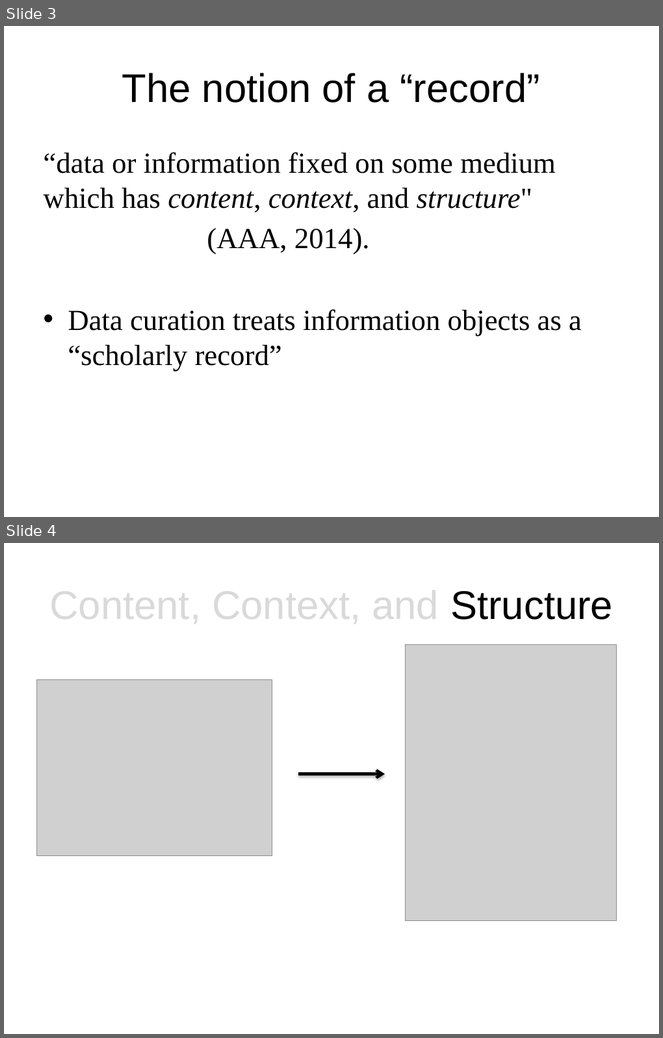
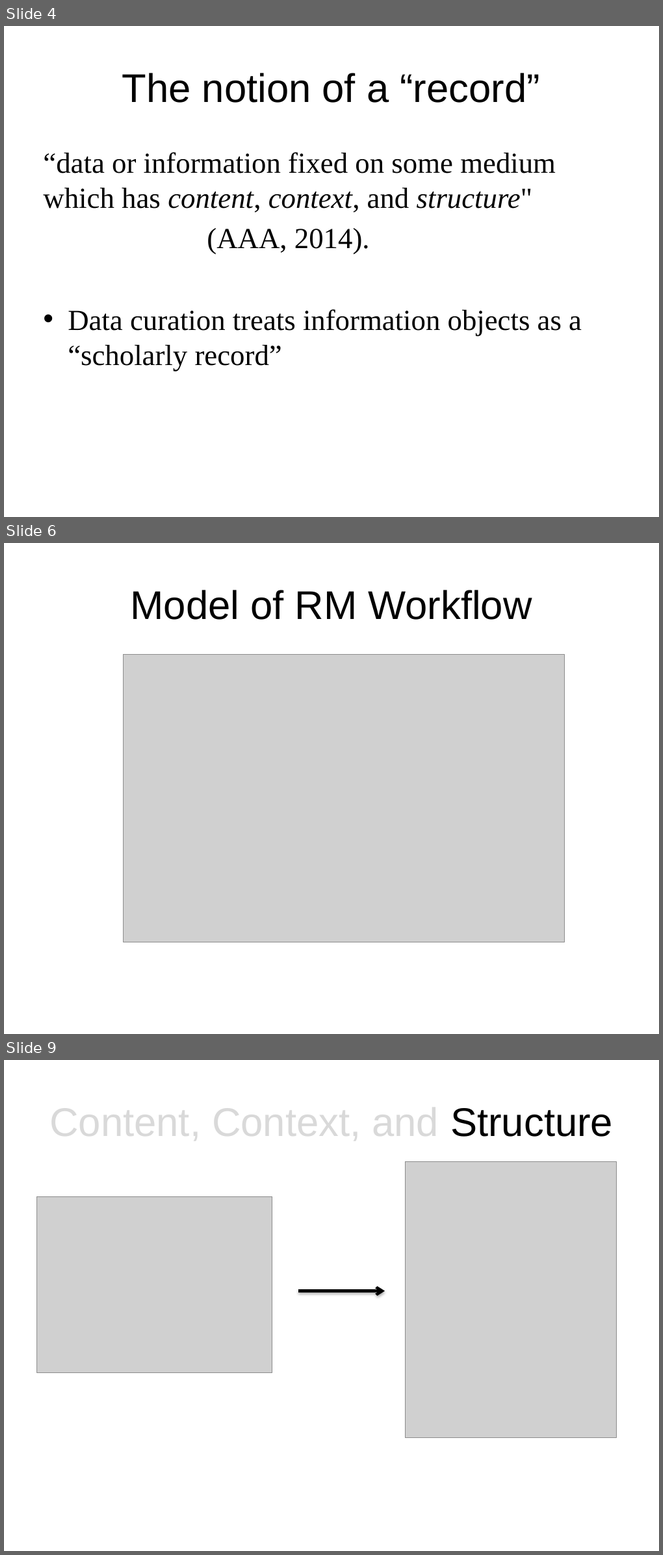
Before and after one commit to DataCurationWorkshop/HongKongCurationWorkshop, a slide deck: Day_1/Lectures/Slides/Day_1_Lecture_Arch.pptx. Shown one above the other, each under a label of ours: slides 3 and 4 before the commit, slides 4, 6 and 9 after it; the slides between them are not shown. The pictures are 663x1038 and 663x1555 pixels, drawn with LibreOffice and Linux fonts; fonts in the diff are those of the drawing; grey boxes stand for pictures; background and template pictures are left out. Boxes give left, top, right and bottom in pixels: in the first picture for what was removed or moved away, otherwise in the second. Text is boxed around its words. In the diff, an @@ line names an element or a change of style, - is before the commit and + after.

```diff
--- a/Day_1/Lectures/Slides/Day_1_Lecture_Arch.pptx
+++ b/Day_1/Lectures/Slides/Day_1_Lecture_Arch.pptx
@@ slide 6 added at (4, 543, 659, 1034), background #FFFFFF @@
@@ title added at (130, 590, 532, 620), 44 pt, text #000000 @@
+Model of RM Workflow
@@ picture added at (124, 654, 566, 942) @@
@@ what was slide 3 is now slide 4 @@
@@ what was slide 4 is now slide 9 @@
```
Also in this commit, not shown: 2 slides changed, 3 other slides added, 5 other files.
